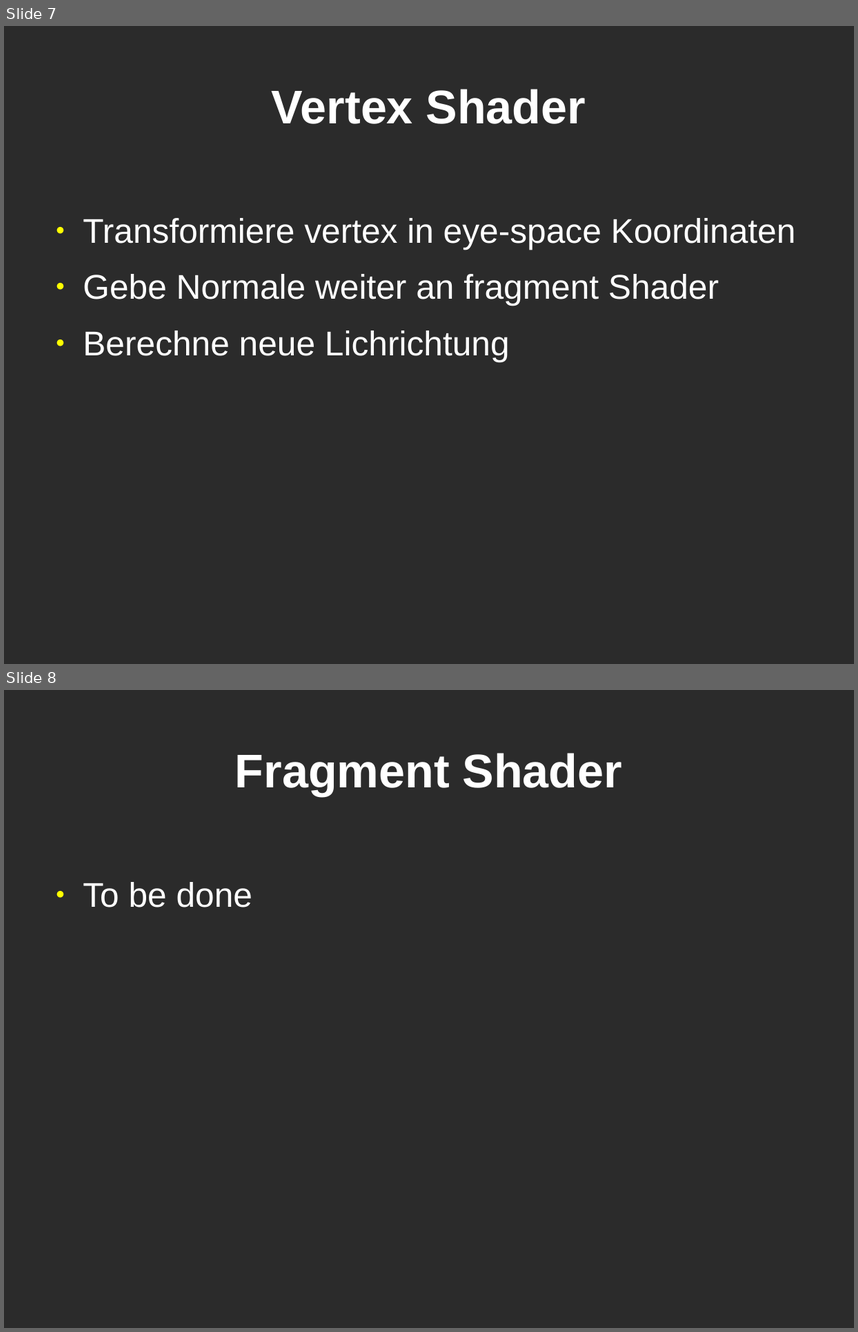
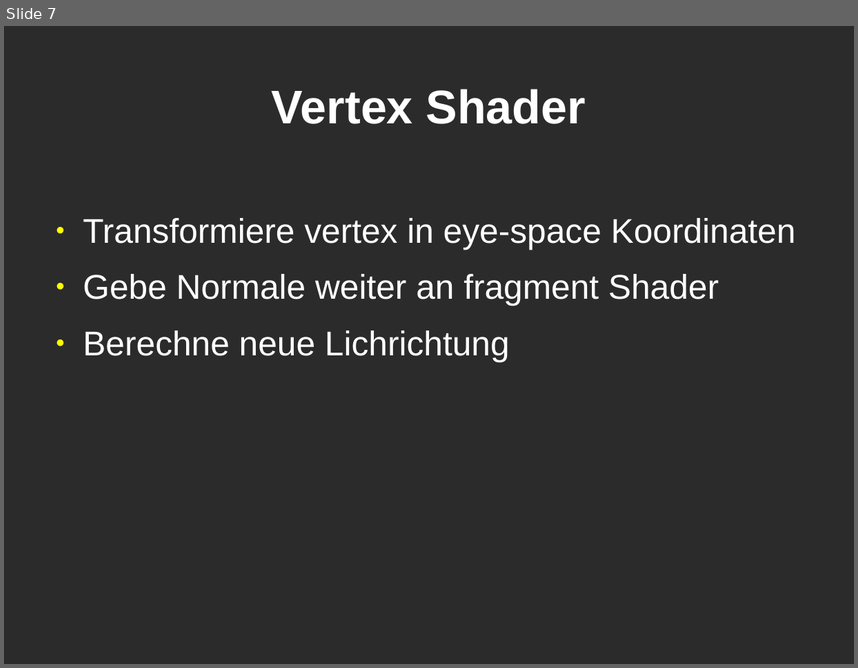
Before and after one commit to mgla/cg-projekt0910, a slide deck: präsentation/Folien.odp. Shown one above the other, each under a label of ours: slides 7 and 8 before the commit, slide 7 after it. The pictures are 858x1332 and 858x668 pixels, drawn with LibreOffice and Linux fonts; fonts in the diff are those of the drawing; background and template pictures are left out; a plain dark background stands for a picture behind light text. Boxes give left, top, right and bottom in pixels: in the first picture for what was removed or moved away, otherwise in the second. Text is boxed around its words. In the diff, an @@ line names an element or a change of style, - is before the commit and + after.

```diff
--- a/präsentation/Folien.odp
+++ b/präsentation/Folien.odp
@@ slide 8 removed at box(4, 690, 854, 1328), background picture (left out) @@
@@ title removed at box(235, 753, 622, 796) @@
-Fragment Shader
@@ text removed at box(83, 882, 252, 907) @@
-● To be done
```
Also in this commit, not shown: 1 slide changed, 2 slides added.
